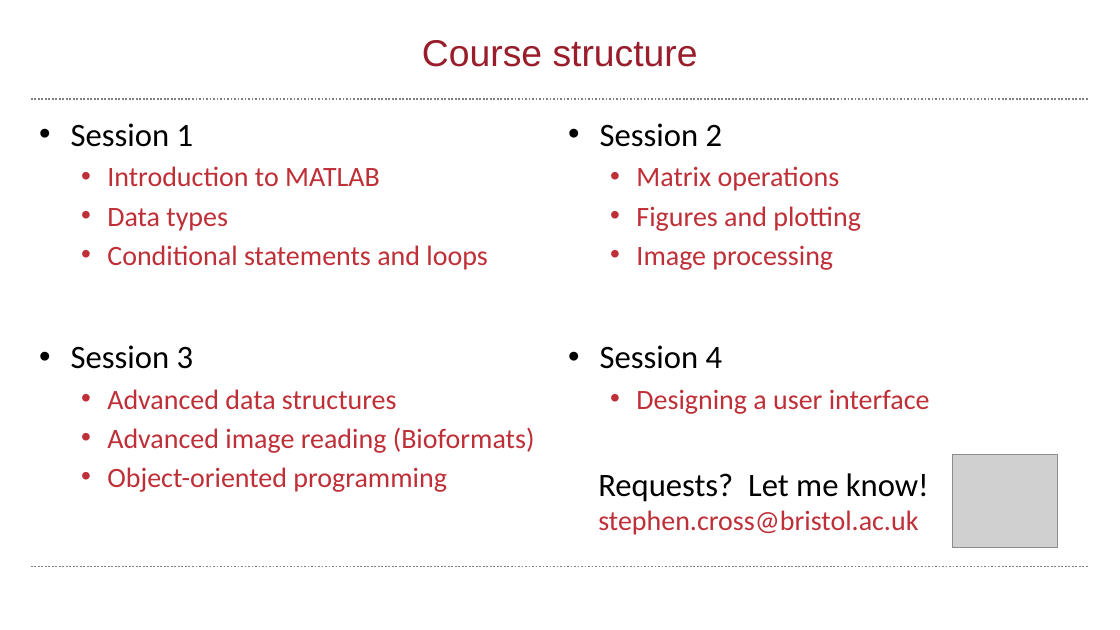
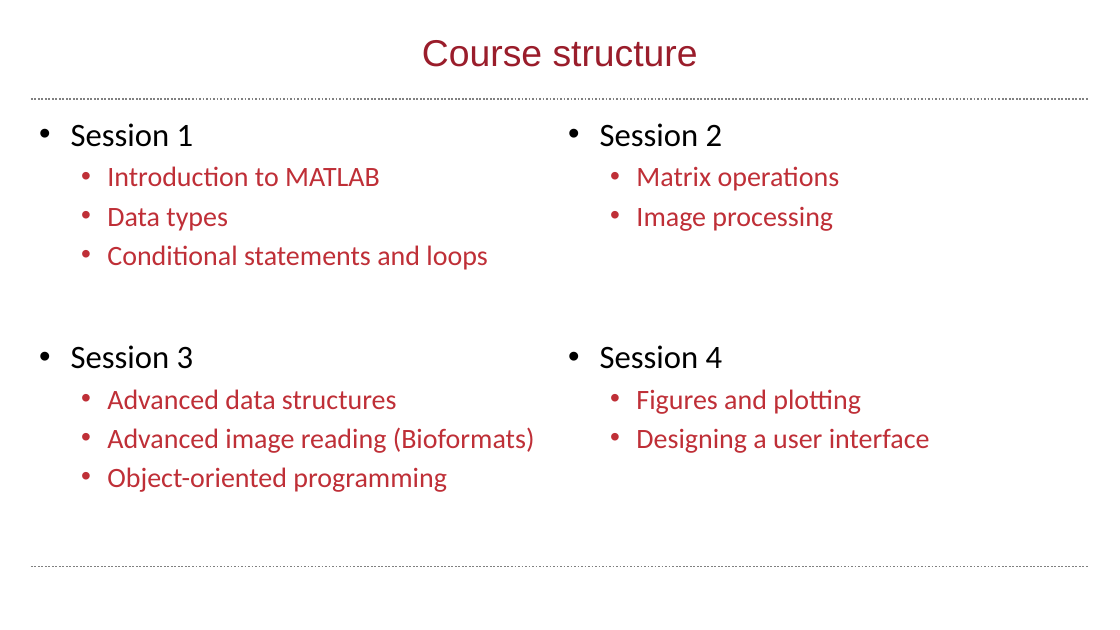
Before and after one commit to wbif-bristol/MATLAB-course, a slide deck: slide 2 of Session 2 - Matrices and image processing/MATLAB Session 2.pptx. Drawn at 1120x630 pixels with LibreOffice and Linux fonts; fonts in the diff are those of the drawing; grey boxes stand for pictures; background and template pictures are left out. Boxes give left, top, right and bottom in pixels: in the first picture for what was removed or moved away, otherwise in the second. Text is boxed around its words. In the diff, an @@ line names an element or a change of style, - is before the commit and + after.

```diff
--- a/Session 2 - Matrices and image processing/MATLAB Session 2.pptx
+++ b/Session 2 - Matrices and image processing/MATLAB Session 2.pptx
@@ text at (x1=636, y1=206, x2=861, y2=231): paragraph removed @@
-  • Figures and plotting
@@ text at (x1=636, y1=389, x2=861, y2=414): paragraph added @@
+  • Figures and plotting
@@ text removed at (x1=598, y1=473, x2=929, y2=535) @@
-Requests? Let me know!
-stephen.cross@bristol.ac.uk
@@ picture removed at (x1=953, y1=455, x2=1058, y2=548) @@
```
Also in this commit, not shown: 3 other slides changed, 4 slides added, 3 slides removed, 3 other files.
